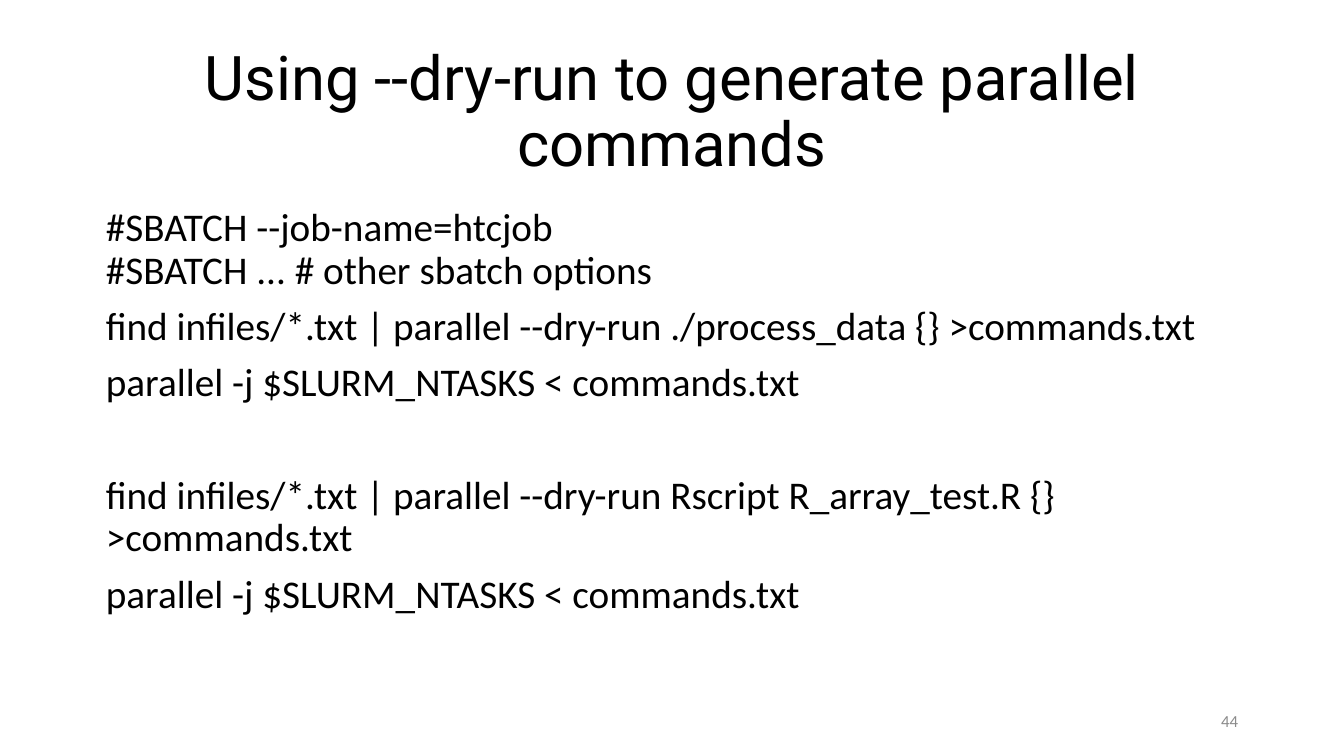
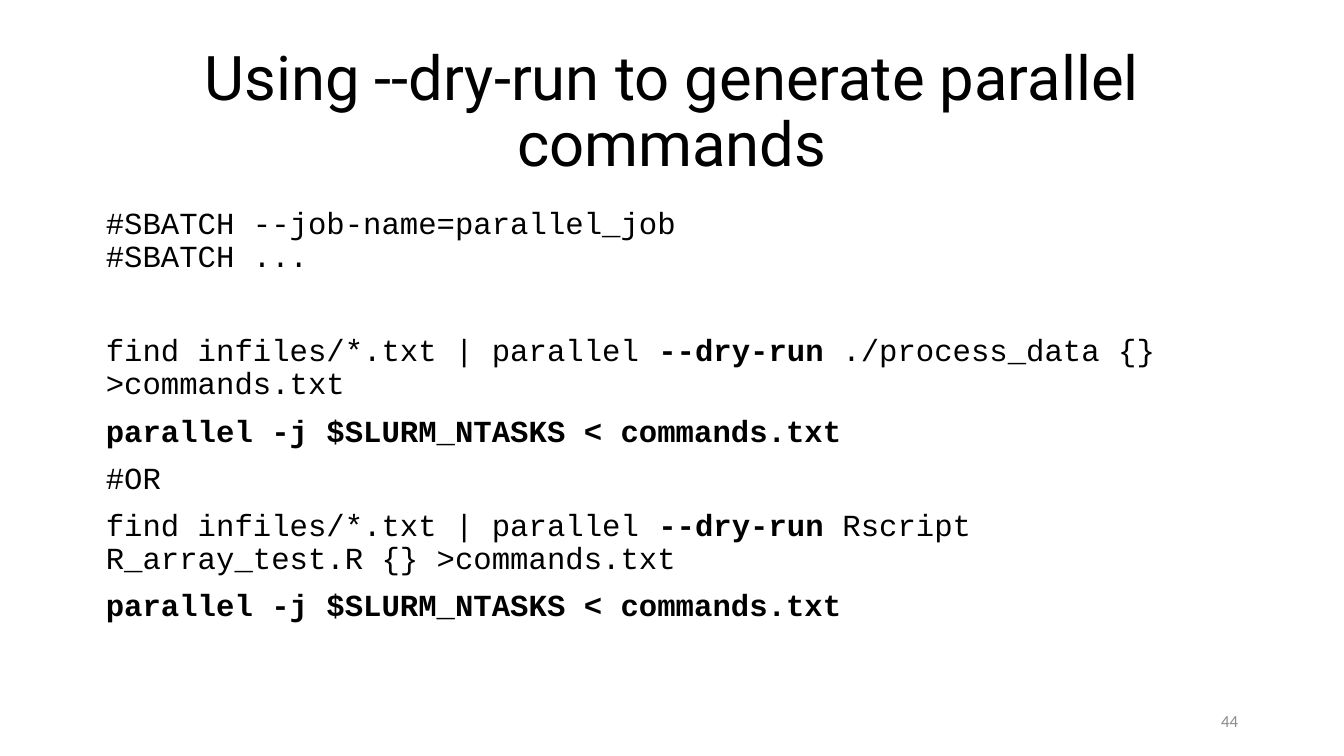
Before and after one commit to ketancmaheshwari/escience23tut, a slide deck: slide 44 of gnu-parallel-tutorial.pptx. Drawn at 1344x756 pixels with LibreOffice and Linux fonts; fonts in the diff are those of the drawing. Boxes give left, top, right and bottom in pixels: in the first picture for what was removed or moved away, otherwise in the second. Text is boxed around its words. In the diff, an @@ line names an element or a change of style, - is before the commit and + after.

```diff
--- a/gnu-parallel-tutorial.pptx
+++ b/gnu-parallel-tutorial.pptx
@@ text at box(106, 212, 676, 268): text changed; size 21 to 16.4 pt; font Calibri to Courier New @@
-#SBATCH --job-name=htcjob
-#SBATCH ... # other sbatch options
+#SBATCH --job-name=parallel_job
+#SBATCH ...
@@ text at box(106, 339, 1099, 623): size 21 to 16.4 pt, font Calibri to Courier New in "find infiles/*.txt | parallel --dry-run ./process_data {} ...", "parallel -j $SLURM_NTASKS < commands.txt", "find infiles/*.txt | parallel --dry-run Rscript R_array_test ...", "parallel -j $SLURM_NTASKS < commands.txt"; bold on in "--dry-run", "parallel -j $SLURM_NTASKS < commands.txt", "--dry-run", "parallel -j $SLURM_NTASKS < commands.txt" @@
@@ text at box(106, 468, 161, 490): paragraph added @@
+#OR
```
Also in this commit, not shown: 7 other slides changed, 1 other file.
